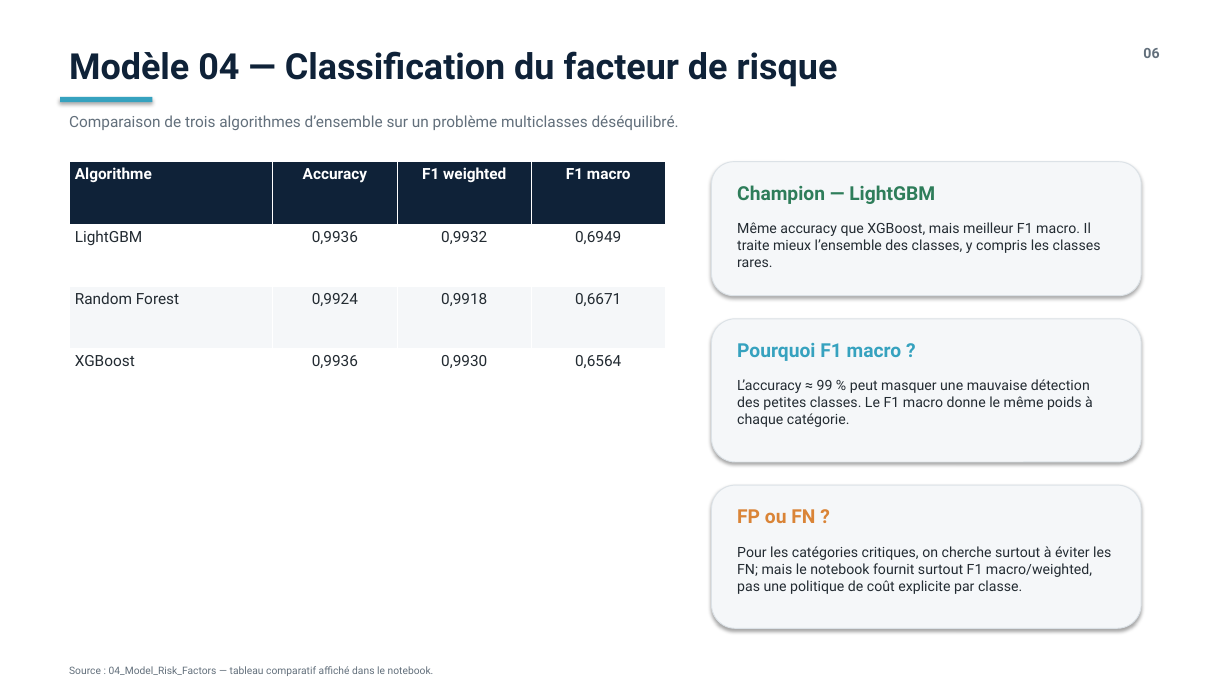
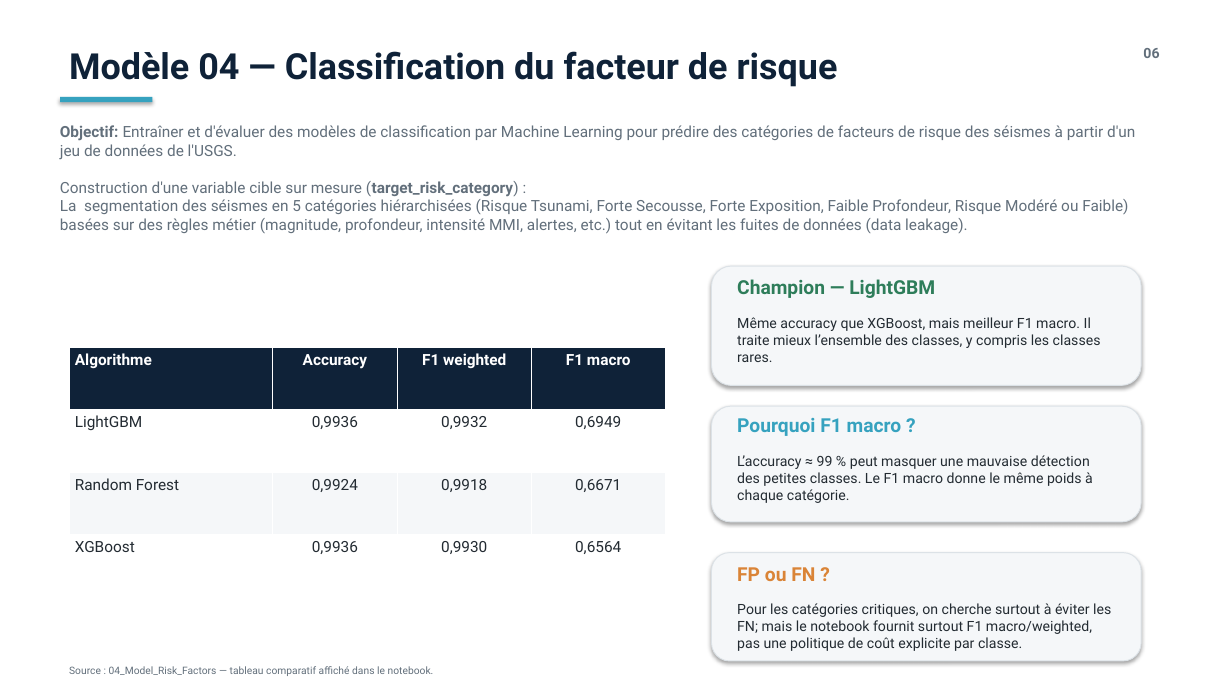
Before and after one commit to tarekalsemaan/USGS-Earthquake-AI, a slide deck: slide 6 of Presentation_TP_USGS_Earthquake_AI_FINAL.pptx. Drawn at 1232x693 pixels with LibreOffice and Linux fonts; fonts in the diff are those of the drawing. Boxes give left, top, right and bottom in pixels: in the first picture for what was removed or moved away, otherwise in the second. Text is boxed around its words. In the diff, an @@ line names an element or a change of style, - is before the commit and + after.

```diff
--- a/Presentation_TP_USGS_Earthquake_AI_FINAL.pptx
+++ b/Presentation_TP_USGS_Earthquake_AI_FINAL.pptx
@@ text at (x1=60, y1=125, x2=1135, y2=233): text changed @@
-Comparaison de trois algorithmes d’ensemble sur un problème multiclasses déséquilibré.
+Objectif: Entraîner et d'évaluer des modèles de classification par Machine Learning pour prédire des catégories de facteurs de risque des séismes à partir d'un jeu de données de l'USGS.
+Construction d'une variable cible sur mesure (target_risk_category) :
+La segmentation des séismes en 5 catégories hiérarchisées (Risque Tsunami, Forte Secousse, Forte Exposition, Faible Profondeur, Risque Modéré ou Faible)
+basées sur des règles métier (magnitude, profondeur, intensité MMI, alertes, etc.) tout en évitant les fuites de données (data leakage).
@@ rounded rectangle resized from (x1=712, y1=162, x2=1141, y2=296) to (x1=712, y1=266, x2=1141, y2=385) @@
@@ text "Champion — LightGBM" moved from (x1=737, y1=185, x2=935, y2=204) to (x1=737, y1=279, x2=935, y2=298) @@
@@ text "Même accuracy que XGBoost, mais ..." moved from (x1=737, y1=222, x2=1101, y2=267) to (x1=737, y1=317, x2=1101, y2=362) @@
@@ table moved from (x1=69, y1=162, x2=665, y2=411) to (x1=69, y1=348, x2=665, y2=597) @@
@@ rounded rectangle resized from (x1=712, y1=319, x2=1141, y2=462) to (x1=712, y1=407, x2=1141, y2=522) @@
@@ text "Pourquoi F1 macro ?" moved from (x1=737, y1=343, x2=902, y2=361) to (x1=737, y1=418, x2=902, y2=436) @@
@@ text "L’accuracy ≈ 99 % peut ..." moved from (x1=737, y1=379, x2=1093, y2=427) to (x1=737, y1=455, x2=1093, y2=503) @@
@@ rounded rectangle resized from (x1=712, y1=485, x2=1141, y2=628) to (x1=712, y1=553, x2=1141, y2=661) @@
@@ text "FP ou FN ?" moved from (x1=737, y1=509, x2=815, y2=523) to (x1=737, y1=567, x2=815, y2=581) @@
@@ text "Pour les catégories critiques, on ..." moved from (x1=737, y1=546, x2=1111, y2=594) to (x1=737, y1=603, x2=1111, y2=651) @@
```
